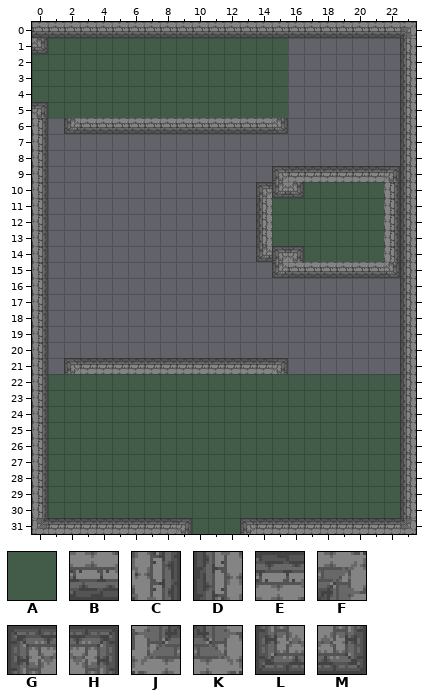
Tiled map, stored at assets/data/puzzle_2.tmx. Above: the version before the commit.
Cells are 16x16 px. Shown: x 0..23, y 0..31.
Key: from "tileset.png": A 1, B 32, C 33, D 34, E 35, F 37, G 38, H 39, J 68, K 69, L 70, M 71.
_ is an empty cell.
Layers that did not change in this view are not listed.
Layer "base" before, first column x 0:
 0 BBBBBBBBBBBBBBBBBBBBBBBF
 1 MAAAAAAAAAAAAAAA_______D
 2 AAAAAAAAAAAAAAAA_______D
 3 AAAAAAAAAAAAAAAA_______D
 4 AAAAAAAAAAAAAAAA_______D
 5 HAAAAAAAAAAAAAAA_______D
 6 C______________________D
 7 C______________________D
 8 C______________________D
 9 C______________GEEEEEEHD
10 C______________LMAAAAACD
11 C______________AAAAAAACD
12 C______________AAAAAAACD
13 C______________AAAAAAACD
14 C______________GHAAAAACD
15 C______________LBBBBBBMD
16 C______________________D
17 C______________________D
18 C______________________D
19 C______________________D
20 C______________________D
21 C______________________D
22 CAAAAAAAAAAAAAAAAAAAAAAD
23 CAAAAAAAAAAAAAAAAAAAAAAD
24 CAAAAAAAAAAAAAAAAAAAAAAD
25 CAAAAAAAAAAAAAAAAAAAAAAD
26 CAAAAAAAAAAAAAAAAAAAAAAD
27 CAAAAAAAAAAAAAAAAAAAAAAD
28 CAAAAAAAAAAAAAAAAAAAAAAD
29 CAAAAAAAAAAAAAAAAAAAAAAD
30 CAAAAAAAAAAAAAAAAAAAAAAD
31 JEEEEEEEEHAAAGEEEEEEEEEK
New version:
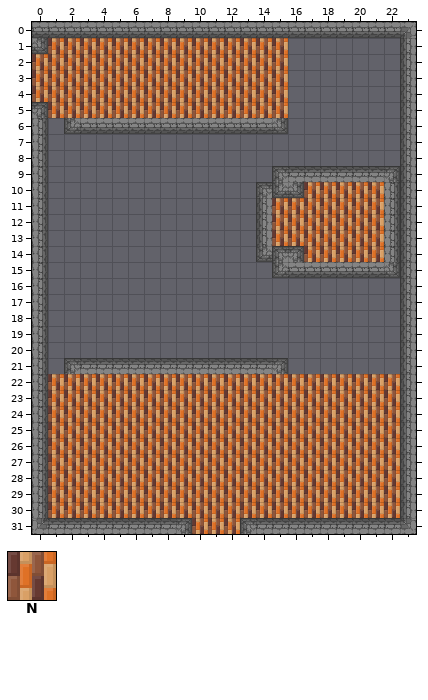
Further tiles: from "tileset.png": N 4.
The exact change:
Layer "base":
Tile A gives way to tile N in row 1 at x 1 to 15; in rows 2 to 4 at x 0 to 15; in row 5 at x 1 to 15; in row 10 at x 17 to 21; in rows 11 to 13 at x 15 to 21; in row 14 at x 17 to 21.
Tile A gives way to tile N in rows 22 to 30 at x 1 to 22; in row 31 at x 10 to 12.
Boxes around the changes in both pictures, in picture pixels (x1, y1, x2, y2):
changed: (32, 38, 288, 118)
changed: (272, 182, 384, 262)
changed: (48, 374, 400, 534)
